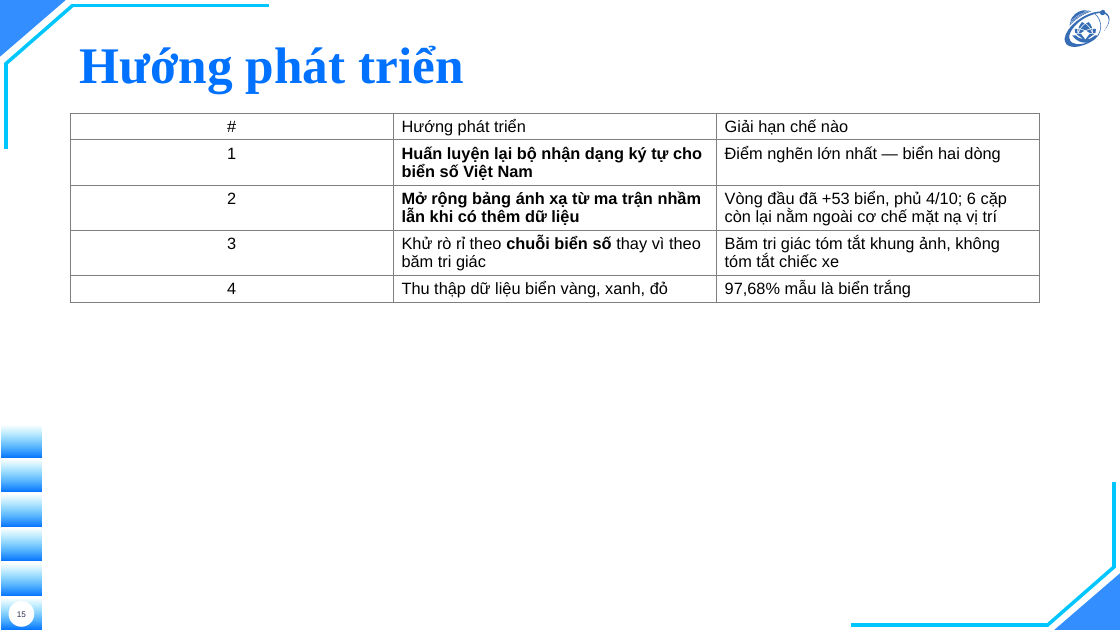
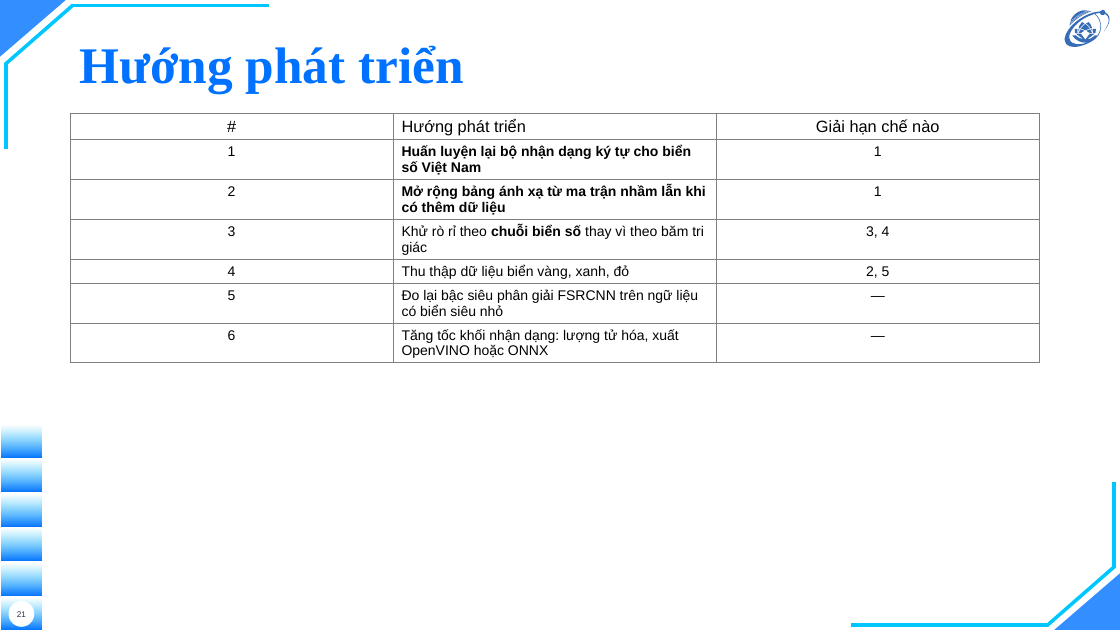
Before and after one commit to hieunguyen2604/alpr-do-an-mon-hoc, a slide deck: slide 21 of nop/02-slide-mon-hoc.pptx (slide 15 before the commit). Drawn at 1120x630 pixels with LibreOffice and Linux fonts; fonts in the diff are those of the drawing; background and template pictures are left out. Boxes give left, top, right and bottom in pixels: in the first picture for what was removed or moved away, otherwise in the second. Text is boxed around its words. In the diff, an @@ line names an element or a change of style, - is before the commit and + after.

```diff
--- a/nop/02-slide-mon-hoc.pptx
+++ b/nop/02-slide-mon-hoc.pptx
@@ table at [70, 113, 1040, 567] @@
-row 2: 1 | Huấn luyện lại bộ nhận dạng ký tự cho biển số Việt Nam | Điểm nghẽn lớn nhất — biển hai dòng
-row 3: 2 | Mở rộng bảng ánh xạ từ ma trận nhầm lẫn khi có thêm dữ liệu | Vòng đầu đã +53 biển, phủ 4/10; 6 cặp còn lại nằm ngoài cơ chế mặt nạ vị trí
-row 4: 3 | Khử rò rỉ theo chuỗi biển số thay vì theo băm tri giác | Băm tri giác tóm tắt khung ảnh, không tóm tắt chiếc xe
-row 5: 4 | Thu thập dữ liệu biển vàng, xanh, đỏ | 97,68% mẫu là biển trắng
+row 2: 1 | Huấn luyện lại bộ nhận dạng ký tự cho biển số Việt Nam | 1
+row 3: 2 | Mở rộng bảng ánh xạ từ ma trận nhầm lẫn khi có thêm dữ liệu | 1
+row 4: 3 | Khử rò rỉ theo chuỗi biển số thay vì theo băm tri giác | 3, 4
+row 5: 4 | Thu thập dữ liệu biển vàng, xanh, đỏ | 2, 5
+row 6: 5 | Đo lại bậc siêu phân giải FSRCNN trên ngữ liệu có biển siêu nhỏ | —
+row 7: 6 | Tăng tốc khối nhận dạng: lượng tử hóa, xuất OpenVINO hoặc ONNX | —
@@ page number at [17, 611, 26, 617]: text changed @@
-15
+21
```
Also in this commit, not shown: 7 other slides changed, 8 slides added, 1 slide removed, 28 other files.
